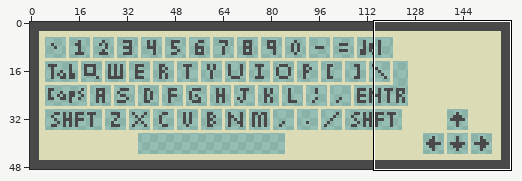
One commit to this sprite sheet: assets/im/keyboard2.png. Above: a wide view before the commit, with the close-up outlined.
Close-up. First the earlier version:
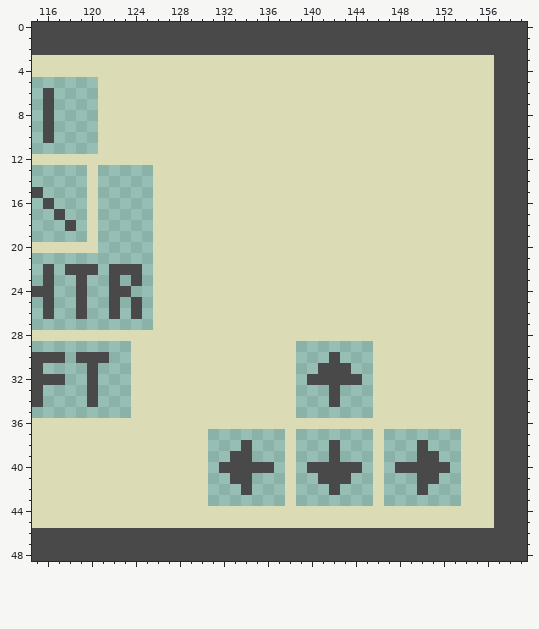
The file is 160x49 pixels. Shown: x 115..159, y 0..48.
After:
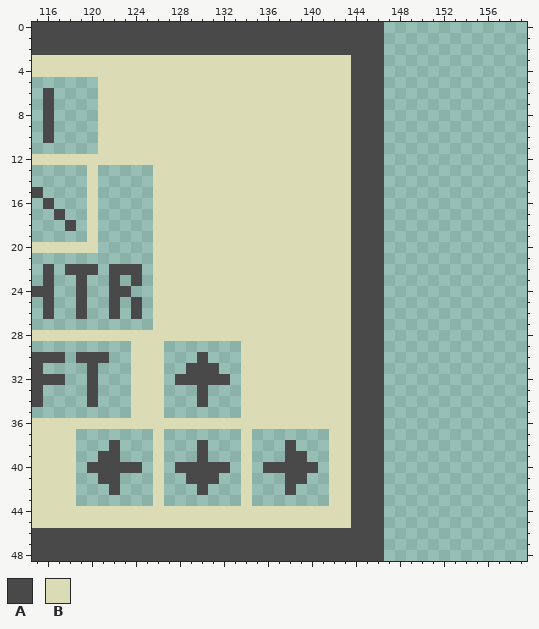
Palette (. is transparent): A #494949  B #dbdbb6
The exact change:
y 0..2: x 147..159 AAAAAAAAAAAAA -> .............
y 3..28: x 144..159 BBBBBBBBBBBBBAAA -> AAA.............
y 29: x 127..133 BBBBBBB -> .......; x 139..159 .......BBBBBBBBBBBAAA -> BBBBBAAA.............
y 30: x 127..133 BBBBBBB -> ...A...; x 139..159 ...A...BBBBBBBBBBBAAA -> BBBBBAAA.............
y 31: x 127..133 BBBBBBB -> ..AAA..; x 139..159 ..AAA..BBBBBBBBBBBAAA -> BBBBBAAA.............
y 32: x 127..133 BBBBBBB -> .AAAAA.; x 139..143 .AAAA -> BBBBB; x 145..159 .BBBBBBBBBBBAAA -> AA.............
y 33..34: x 127..133 BBBBBBB -> ...A...; x 139..159 ...A...BBBBBBBBBBBAAA -> BBBBBAAA.............
y 35: x 127..133 BBBBBBB -> .......; x 139..159 .......BBBBBBBBBBBAAA -> BBBBBAAA.............
y 36: x 144..159 BBBBBBBBBBBBBAAA -> AAA.............
y 37: x 119..125 BBBBBBB -> .......; x 127..130 BBBB -> ....; x 134 . -> B; x 138 B -> .; x 142..146 ....B -> BBAAA; x 154..159 BBBAAA -> ......
y 38: x 119..125 BBBBBBB -> ...A...; x 127..130 BBBB -> ...A; x 134 A -> B; x 138 B -> A; x 142..146 A...B -> BBAAA; x 150 A -> .; x 154..159 BBBAAA -> ......
y 39: x 119..125 BBBBBBB -> ..AA...; x 127..130 BBBB -> ...A; x 133..134 AA -> .B; x 138..139 B. -> AA; x 142..146 A...B -> BBAAA; x 150..151 AA -> ..; x 154..159 BBBAAA -> ......
y 40: x 119..125 BBBBBBB -> .AAAAA.; x 127..131 BBBB. -> .AAAA; x 133..135 AAA -> .B.; x 137..139 .B. -> AAA; x 141..143 AAA -> .BB; x 145..146 .B -> AA; x 148..152 AAAAA -> .....; x 154..159 BBBAAA -> ......
y 41: x 119..125 BBBBBBB -> ..AA...; x 127..131 BBBB. -> ..AAA; x 133..134 AA -> .B; x 138..139 B. -> AA; x 141..146 AAA..B -> .BBAAA; x 150..151 AA -> ..; x 154..159 BBBAAA -> ......
y 42: x 119..125 BBBBBBB -> ...A...; x 127..130 BBBB -> ...A; x 134 A -> B; x 138 B -> A; x 142..146 A...B -> BBAAA; x 150 A -> .; x 154..159 BBBAAA -> ......
y 43: x 119..125 BBBBBBB -> .......; x 127..130 BBBB -> ....; x 134 . -> B; x 138 B -> .; x 142..146 ....B -> BBAAA; x 154..159 BBBAAA -> ......
y 44..45: x 144..159 BBBBBBBBBBBBBAAA -> AAA.............
y 46..48: x 147..159 AAAAAAAAAAAAA -> .............
